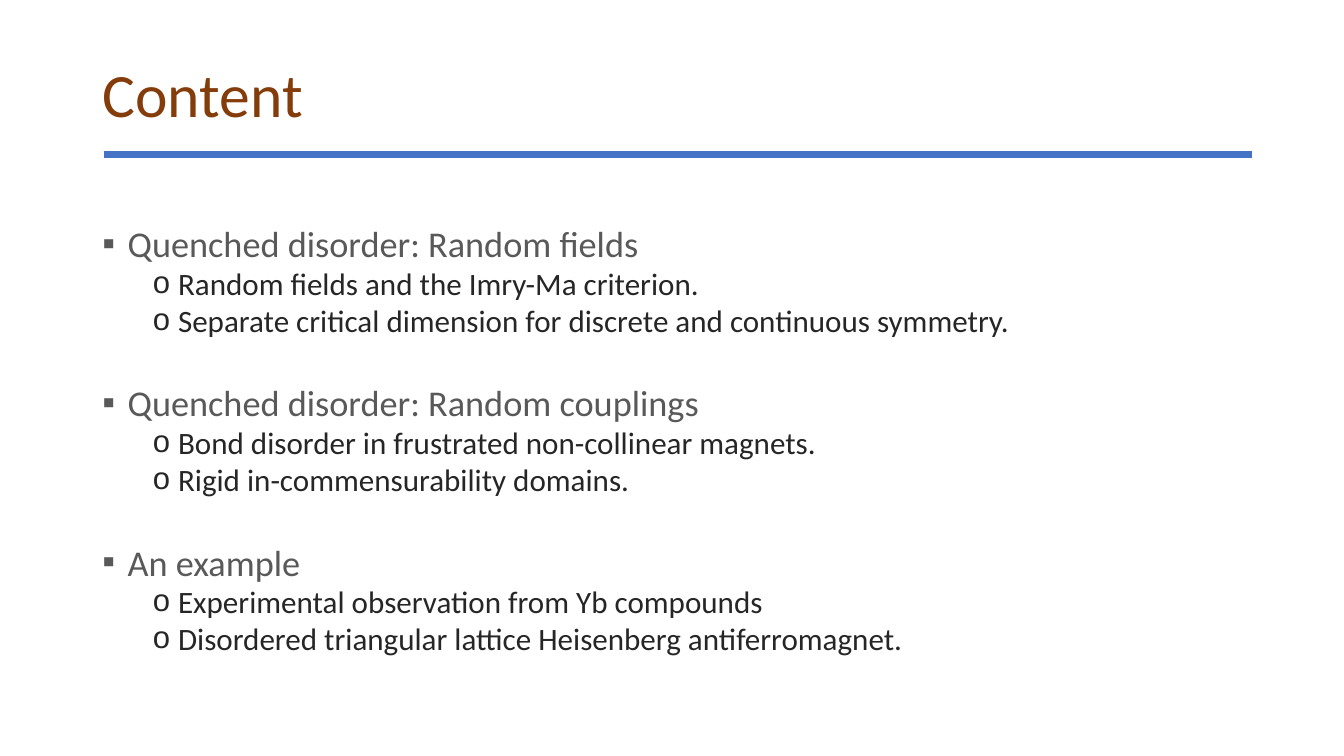
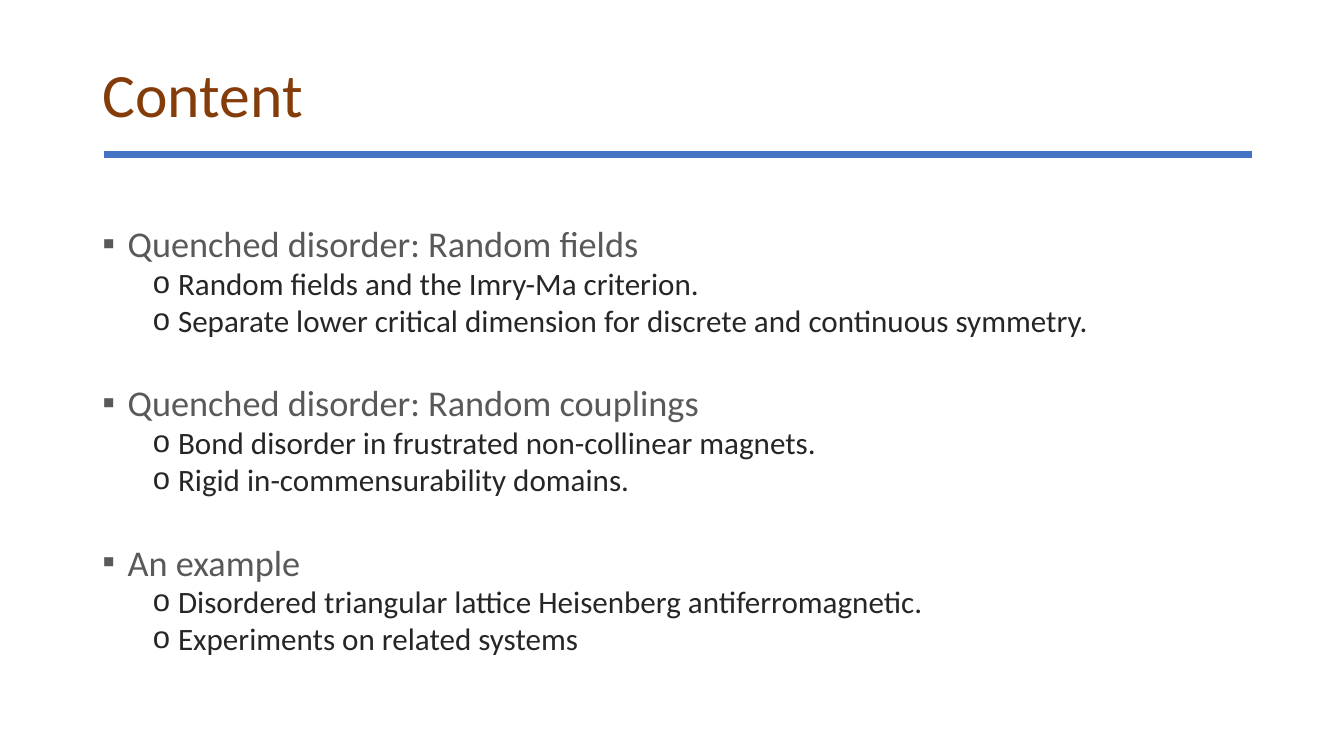
Before and after one commit to glacieant/disordered_triangular_swt, a slide deck: slide 2 of talk/disordered_non-collinear_magnet.pptx. Drawn at 1344x756 pixels with LibreOffice and Linux fonts; fonts in the diff are those of the drawing. Boxes give left, top, right and bottom in pixels: in the first picture for what was removed or moved away, otherwise in the second. Text is boxed around its words. In the diff, an @@ line names an element or a change of style, - is before the commit and + after.

Commit message:
talk updated

```diff
--- a/talk/disordered_non-collinear_magnet.pptx
+++ b/talk/disordered_non-collinear_magnet.pptx
@@ text at <box>178,310,1088,337</box>: text changed @@
-  o Separate critical dimension for discrete and continuous symmetry.
+  o Separate lower critical dimension for discrete and continuous symmetry.
@@ text at <box>178,591,922,655</box>: text changed @@
-  o Experimental observation from Yb compounds
-  o Disordered triangular lattice Heisenberg antiferromagnet.
+  o Disordered triangular lattice Heisenberg antiferromagnetic.
+  o Experiments on related systems
```
Also in this commit, not shown: 11 other slides changed, 2 slides added, 1 slide removed.
